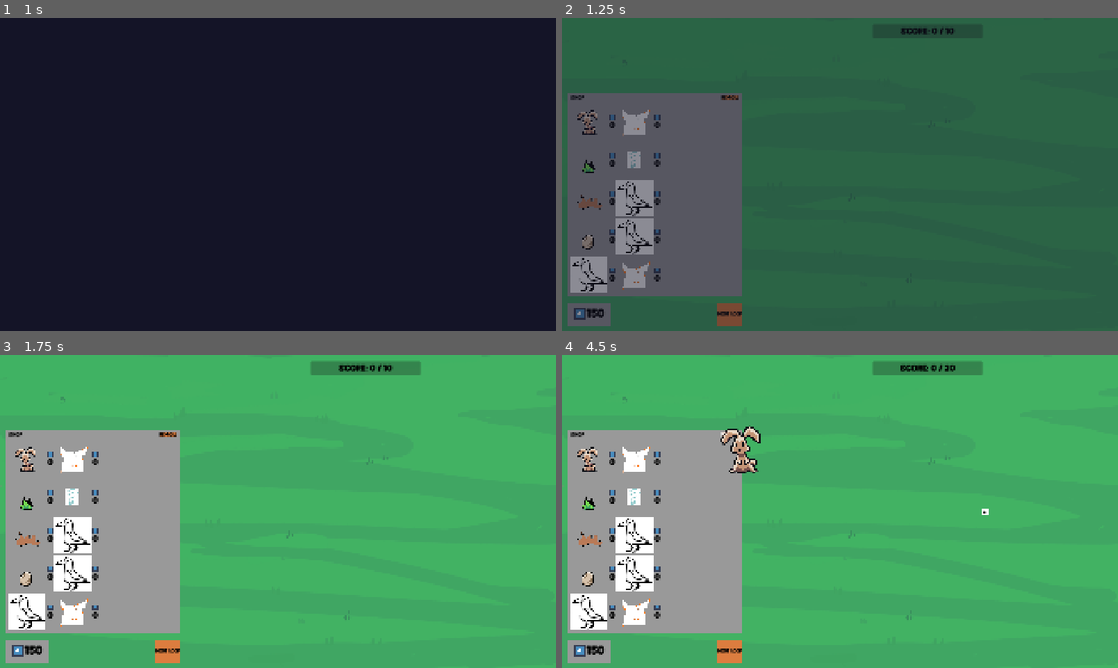
Above: before the commit, frames 1-4 (two rows, left to right).
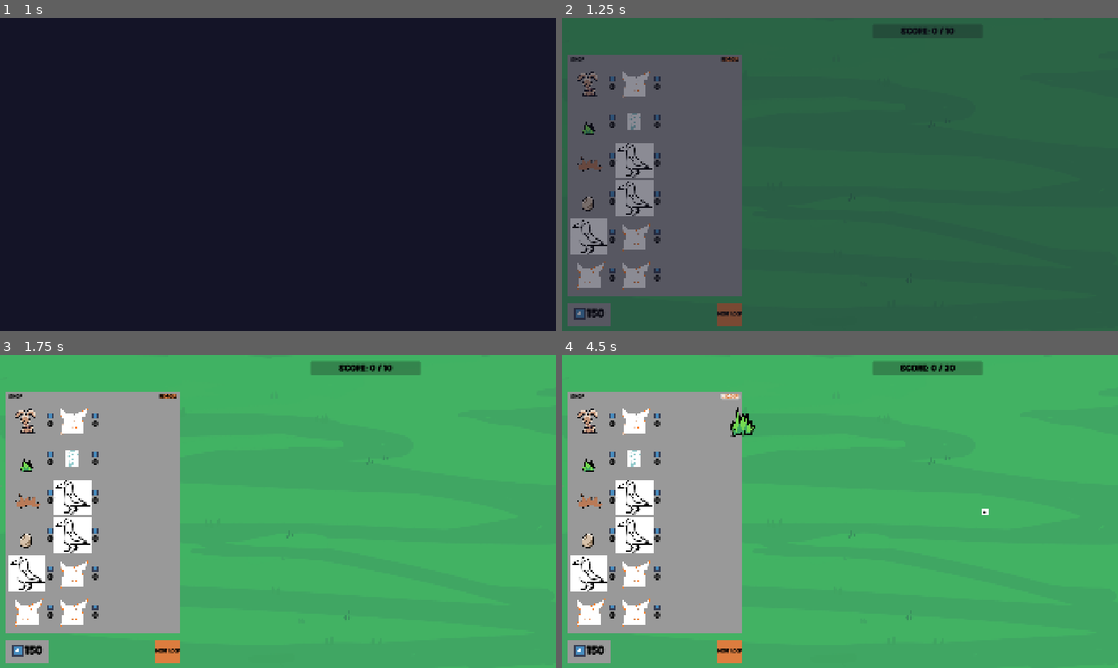
Above: after the commit, the same moments.

Repository: elliotfontaine/gmtk-2025-submission
Game: Godot game, scene res://scenes/main_menu.tscn
Same seed, same stepped clock (60 frames per second), same inputs: the game is played once before the commit and once after it. The engine's default icon, where the game draws it, is replaced by a stand-in: a white triangle on a blue panel in a dark square.
Inputs (mouse positions are in pixels of both pictures, inside the frame that each line leads up to):
- Up to frame 1 (1 s): click "play." at 0.5 s
- Up to frame 2 (1.25 s): no input
- Up to frame 3 (1.75 s): click "Next Loop" at 1.25 s
- Up to frame 4 (4.5 s): click "Next Loop" at 2 s; click "RE-ROLL" at 2.75 s; click (595, 458) at 3.52 s; click "RE-ROLL" at 4.25 s

Frame 1 is identical in both runs. In frame 2, 7.1% of the frame differs, in the area x 1-33%, y 11-88%; in frame 3, 7.2%; in frame 4, 7.8%, in the area x 1-36%, y 11-88%.

Commit message:
ENTER MR WOLF. ENTER MR TIGER.
also relevant small code adjustments

Diff:
--- a/constants.gd
+++ b/constants.gd
@@ -14,13 +14,13 @@
 	SONGBIRD,
 	CHICKEN,
 	LYNX,
+	WOLF,
+	TIGER,
 	#MOLE,
 	#SQUIRREL,
 	#ROOSTER,
 	#OWL,
 	#BADGER,
-	#WOLF,
-	#TIGER,
 	#BEAR,
 	#ORANGUTAN,
 	#BUTTERFLY,
--- /dev/null
+++ b/resources/species/tiger.tres
@@ -0,0 +1,16 @@
+[gd_resource type="Resource" script_class="SpeciesResource" load_steps=3 format=3 uid="uid://dpflfwfwrslxu"]
+
+[ext_resource type="Script" uid="uid://mow41h46xu2s" path="res://resources/_base_classes/species_resource.gd" id="1_yrhxm"]
+[ext_resource type="Texture2D" uid="uid://bjirqy057ntrq" path="res://assets/sprites/creatures/fox.png" id="2_d6lwn"]
+
+[resource]
+script = ExtResource("1_yrhxm")
+id = 12
+family = 1
+size = 3
+rarity = 0
+title = "Tiger"
+texture = ExtResource("2_d6lwn")
+default_range = 2
+value = 0
+metadata/_custom_type_script = "uid://mow41h46xu2s"
--- /dev/null
+++ b/resources/species/wolf.tres
@@ -0,0 +1,16 @@
+[gd_resource type="Resource" script_class="SpeciesResource" load_steps=3 format=3 uid="uid://diwl6ogeir0ua"]
+
+[ext_resource type="Script" uid="uid://mow41h46xu2s" path="res://resources/_base_classes/species_resource.gd" id="1_h36fp"]
+[ext_resource type="Texture2D" uid="uid://bjirqy057ntrq" path="res://assets/sprites/creatures/fox.png" id="2_ajddr"]
+
+[resource]
+script = ExtResource("1_h36fp")
+id = 11
+family = 1
+size = 2
+rarity = 0
+title = "Wolf"
+texture = ExtResource("2_ajddr")
+default_range = 1
+value = 0
+metadata/_custom_type_script = "uid://mow41h46xu2s"
--- a/scenes/world.gd
+++ b/scenes/world.gd
@@ -14,7 +14,7 @@
 @onready var sfx_player: AudioStreamPlayer2D = $SFX_Player
 
 ##placeholder system: length of wait times
-var game_speed: float = 1.0
+var game_speed: float = 0.8
 
 var creatures: Array[Creature]
 
@@ -92,27 +92,27 @@
 
 	await do_on_loop_end_actions()
 
-#region creature actions
+#region creature action matchers
 
 func do_action(creature:Creature) -> void:
 	match creature.species.id:
-		##bunbun eats a plant then duplicates, if no plant, suicides
-		Constants.SPECIES.BUNNY:
-			if await eat_something_in_range(creature, creature.current_range, [Constants.FAMILIES.PLANT], [Constants.SIZES.SMALL]):
-				score_current += 5
-				await get_tree().create_timer(game_speed).timeout
-				await update_creature_positions()
-				await get_tree().create_timer(game_speed).timeout
-				await duplicate_creature(creature)
-			else:
-				await suicide(creature)
-				await get_tree().create_timer(game_speed).timeout
-				await update_creature_positions()
 		##if grass has no plant neighbours, it duplicates
 		Constants.SPECIES.GRASS:
 			if not check_neighbours_types(creature, creature.current_range, [Constants.FAMILIES.PLANT]):
 				await duplicate_creature(creature)
 				score_current += 2
+		##bunbun eats a plant then duplicates, if no plant, suicides
+		Constants.SPECIES.BUNNY:
+			if await eat_something_in_range(creature, creature.current_range, [Constants.FAMILIES.PLANT], [Constants.SIZES.SMALL]):
+				score_current += 5
+				await get_tree().create_timer(game_speed).timeout
+				await update_creature_positions()
+				await get_tree().create_timer(game_speed).timeout
+				await duplicate_creature(creature)
+			else:
+				await suicide(creature)
+				await get_tree().create_timer(game_speed).timeout
+				await update_creature_positions()
 		##fox eats a neighbouring small animal :) yum
 		Constants.SPECIES.FOX:
 			if await eat_something_in_range(creature, creature.current_range, [Constants.FAMILIES.ANIMAL], [Constants.SIZES.SMALL]):
@@ -146,6 +146,21 @@
 					score_current += 9
 					await get_tree().create_timer(game_speed).timeout
 					await update_creature_positions()
+		##wolf is the basic medium generator, but may also be all-ined on to maximum its "pack" flavor bonus
+		Constants.SPECIES.WOLF:
+			if await eat_something_in_range(creature, creature.current_range, [Constants.FAMILIES.ANIMAL], [Constants.SIZES.SMALL]):
+				score_current += 3 + 3 * count_how_many_in_loop(Constants.SPECIES.WOLF)
+				await get_tree().create_timer(game_speed).timeout
+				await update_creature_positions()
+				await get_tree().create_timer(game_speed).timeout
+				if not check_neighbours_species(creature, creature.current_range, [Constants.SPECIES.WOLF]):
+					await duplicate_creature(creature)
+		##tiger is the basic large predator - eats a medium dude in 2 range
+		Constants.SPECIES.TIGER:
+			if await eat_something_in_range(creature, creature.current_range, [Constants.FAMILIES.ANIMAL], [Constants.SIZES.MEDIUM]):
+				score_current += 20
+				await get_tree().create_timer(game_speed).timeout
+				await update_creature_positions()
 
 	await get_tree().create_timer(game_speed).timeout
 	return
@@ -202,6 +217,9 @@
 				await update_creature_positions()
 				await get_tree().create_timer(game_speed).timeout
 
+#endregion
+
+#region creature actions
 
 ##"who" attemps to eat a neighbour of the specified type in range
 func eat_something_in_range(who: Creature, range: int, species_diet: Array[Constants.FAMILIES], size_diet: Array[Constants.SIZES]) -> bool:
@@ -210,6 +228,7 @@
 	for neighbour: Creature in neighbours:
 		if check_if_fits_diet(neighbour,species_diet,size_diet):
 			target = neighbour
+			break
 	if not target:
 		return false
 	else:
@@ -320,8 +339,9 @@
 	else:
 		var offsets := []
 		for i in range:
+			##start with negatives so that the neighbours start with the closest creature BEHIND, and then goes up by proximity, (eg. [-1, 1, -2, 2, ...])
+			offsets.append(-(i + 1))
 			offsets.append(i + 1)
-			offsets.append(-(i + 1))
 		print(offsets)
 		for offset in offsets:
 			#print(offset)
@@ -354,6 +374,13 @@
 			return distance
 	return 999
 
+func count_how_many_in_loop(what:Constants.SPECIES) -> int:
+	var count :int = 0
+	for creature in creatures:
+		if creature.species.id == what:
+			count += 1
+	return count
+
 #endregion
 
 #region score manager
